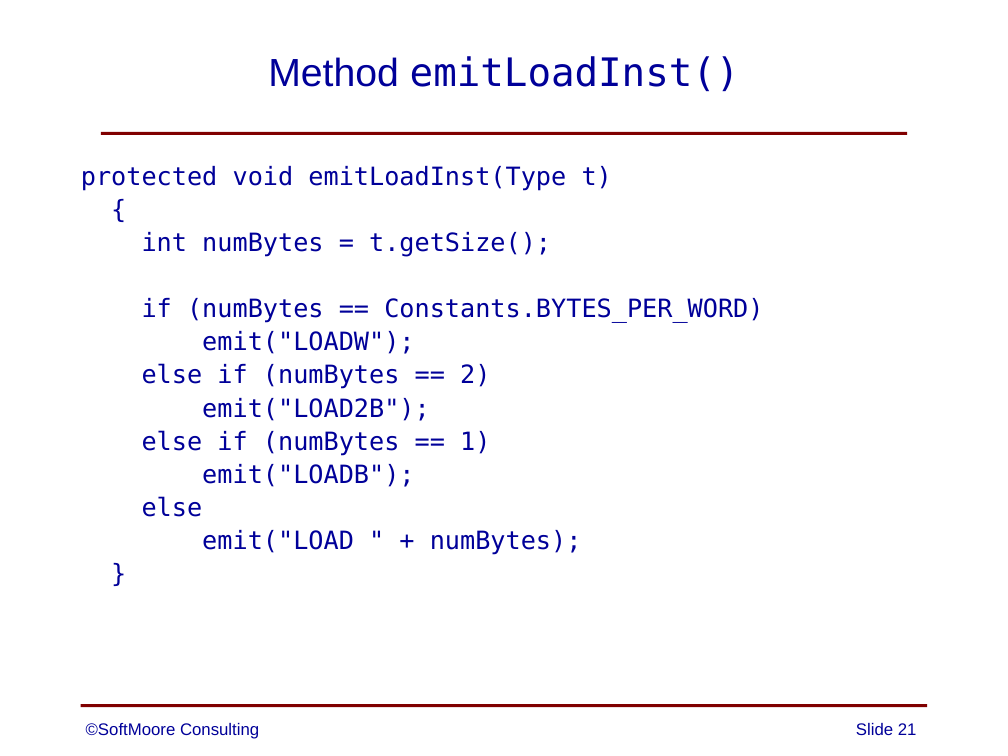
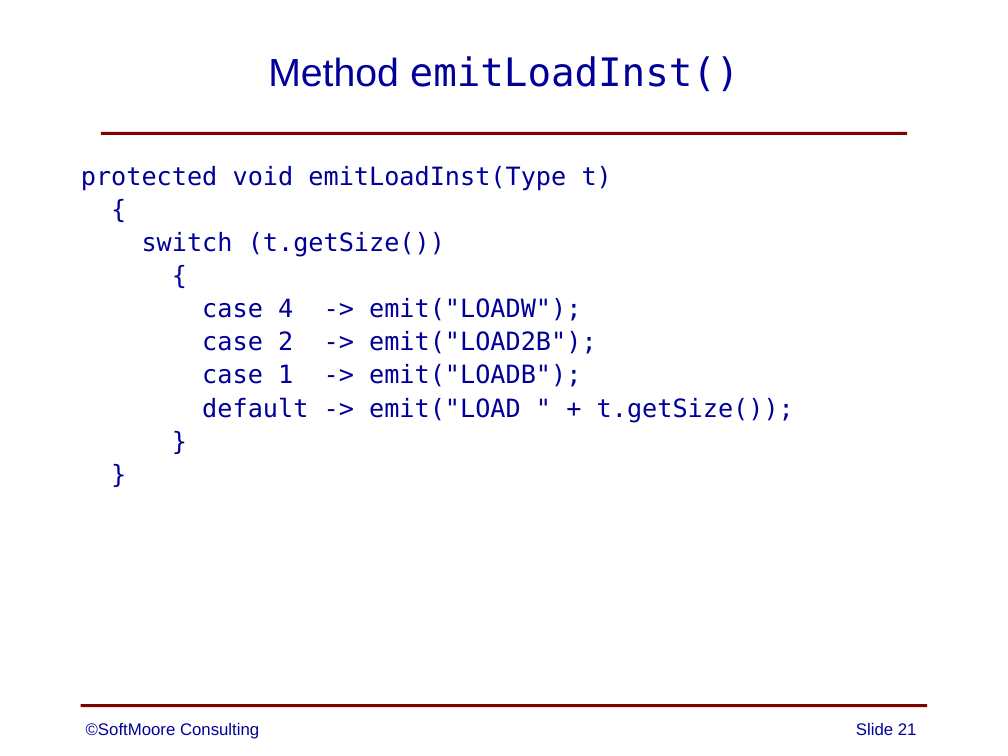
Before and after one commit to SoftMoore/CPRL-Java-3rd, a slide deck: slide 21 of PowerPoints/11 - Code Generation.pptx. Drawn at 1008x756 pixels with LibreOffice and Linux fonts; fonts in the diff are those of the drawing. Boxes give left, top, right and bottom in pixels: in the first picture for what was removed or moved away, otherwise in the second. Text is boxed around its words. In the diff, an @@ line names an element or a change of style, - is before the commit and + after.

```diff
--- a/PowerPoints/11 - Code Generation.pptx
+++ b/PowerPoints/11 - Code Generation.pptx
@@ text at <box>81,166,794,423</box>: paragraph added @@
+}
@@ text at <box>142,232,794,423</box>: text changed @@
-int numBytes = t.getSize();
-if (numBytes == Constants.BYTES_PER_WORD)
-emit("LOADW");
-else if (numBytes == 2)
-emit("LOAD2B");
-else if (numBytes == 1)
-emit("LOADB");
-else
-emit("LOAD " + numBytes);
+switch (t.getSize())
+{
+case 4 -> emit("LOADW");
+case 2 -> emit("LOAD2B");
+case 1 -> emit("LOADB");
+default -> emit("LOAD " + t.getSize());
```
Also in this commit, not shown: 11 other slides changed, 9 other files.
